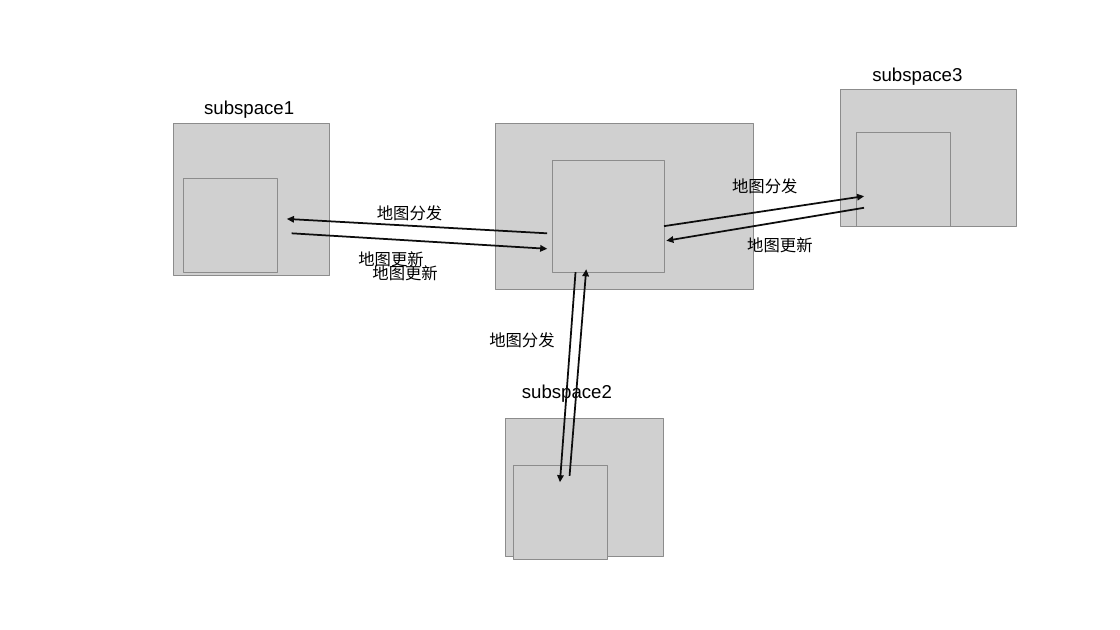
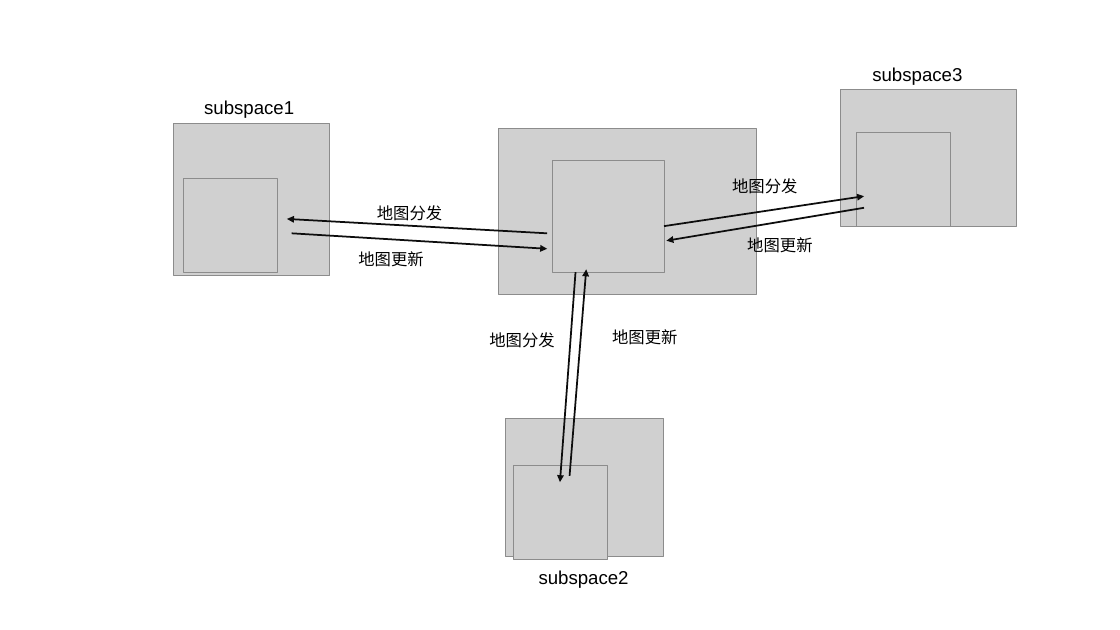
Before and after one commit to Kyrie11/hierarchicalMap, a slide deck: slide 15 of images.pptx (slide 2 before the commit). Drawn at 1120x630 pixels with LibreOffice and Linux fonts; fonts in the diff are those of the drawing; grey boxes stand for pictures. Boxes give left, top, right and bottom in pixels: in the first picture for what was removed or moved away, otherwise in the second. Text is boxed around its words. In the diff, an @@ line names an element or a change of style, - is before the commit and + after.

```diff
--- a/images.pptx
+++ b/images.pptx
@@ picture moved from (x1=496, y1=124, x2=754, y2=290) to (x1=498, y1=129, x2=756, y2=295) @@
@@ text "地图更新" moved from (x1=372, y1=263, x2=437, y2=281) to (x1=612, y1=329, x2=677, y2=345) @@
@@ text "subspace2" moved from (x1=522, y1=384, x2=612, y2=403) to (x1=539, y1=570, x2=629, y2=588) @@
```
Also in this commit, not shown: 17 slides added, 2 other files.
